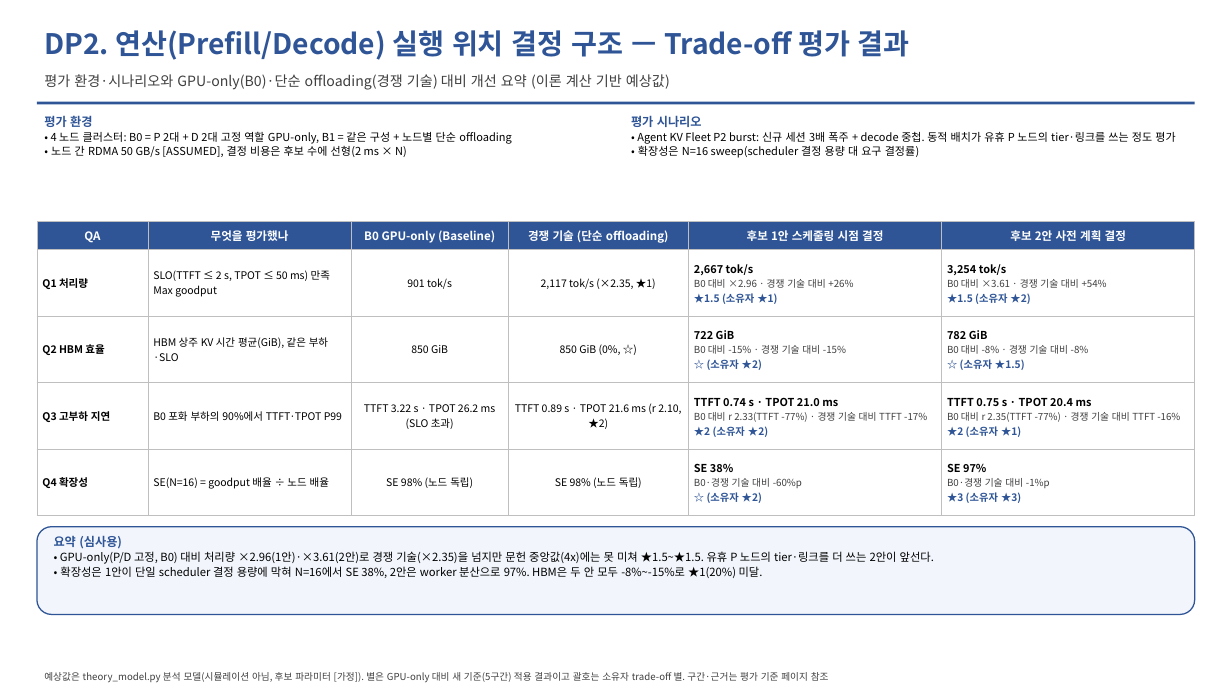
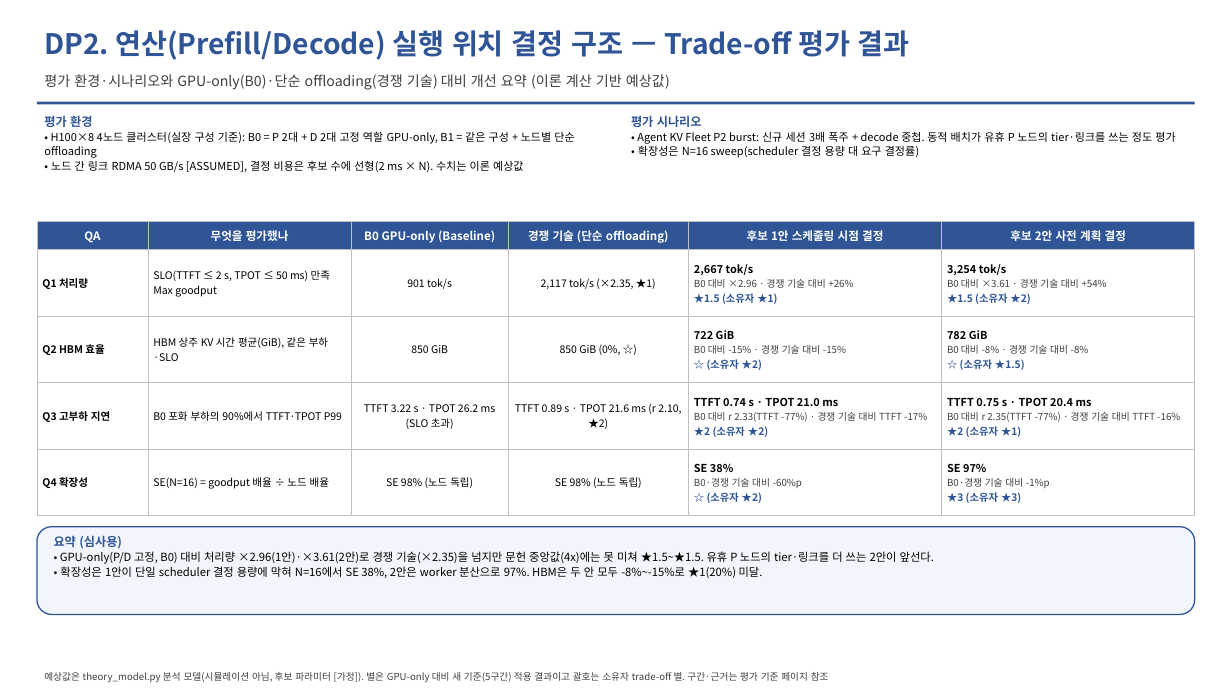
Before and after one commit to mkim0628/vllm, a slide deck: slide 5 of doc-mk/QA-criteria-v4/DP-QA-criteria-v4.pptx. Drawn at 1232x693 pixels with LibreOffice and Linux fonts; fonts in the diff are those of the drawing. Boxes give left, top, right and bottom in pixels: in the first picture for what was removed or moved away, otherwise in the second. Text is boxed around its words. In the diff, an @@ line names an element or a change of style, - is before the commit and + after.

```diff
--- a/doc-mk/QA-criteria-v4/DP-QA-criteria-v4.pptx
+++ b/doc-mk/QA-criteria-v4/DP-QA-criteria-v4.pptx
@@ text at [44, 131, 574, 172]: text changed @@
-• 4 노드 클러스터: B0 = P 2대 + D 2대 고정 역할 GPU-only, B1 = 같은 구성 + 노드별 단순 offloading
-• 노드 간 RDMA 50 GB/s [ASSUMED], 결정 비용은 후보 수에 선형(2 ms × N)
+• H100×8 4노드 클러스터(실장 구성 기준): B0 = P 2대 + D 2대 고정 역할 GPU-only, B1 = 같은 구성 + 노드별 단순 offloading
+• 노드 간 링크 RDMA 50 GB/s [ASSUMED], 결정 비용은 후보 수에 선형(2 ms × N). 수치는 이론 예상값
```
Also in this commit, not shown: 1 other slide changed, 1 slide added, 3 other files.
